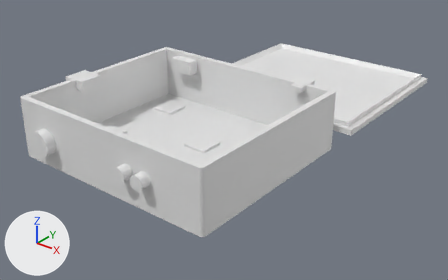
The Blender file 3D Models/Case Loud-Detector 90x80x27mm (without holes).blend, before and after one commit.
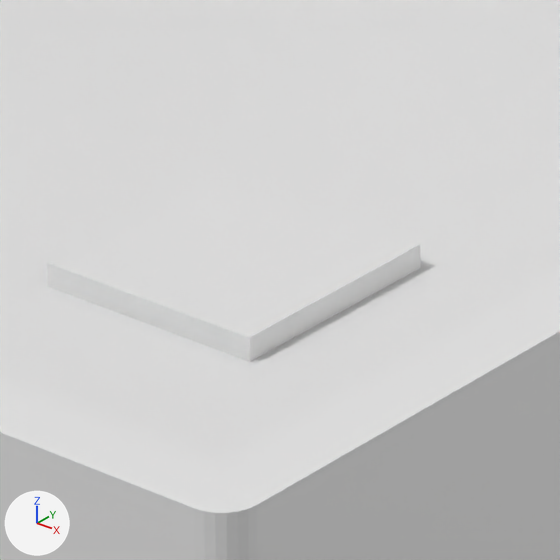
There are two pictures of each version: one whole from a 50 mm camera at (0.1502, -0.1611, 0.1115) aimed at (-0.0038, 0.0315, -0.0079), one close up on the part from 40% to 52% of the width and 42% to 62% of the height. The axes (+X, +Y, +Z) are drawn at lower left. The lights are the same throughout.

The older version as bpy lines, for what is in view:
```python
me_cube_001 = bpy.data.meshes.new('Cube.001')
me_cube_001.from_pydata(...)  # 56 vertices, 30 faces; spans x -0.045..0.045, y -0.04..0.04, z -0.0012..0.0013
me_cube_001.materials.append(mat_material)  # white #e7e7e7
me_cube_008 = bpy.data.meshes.new('Cube.008')
me_cube_008.from_pydata(...)  # 64 vertices, 48 faces; spans x -0.045..0.045, y -0.04..0.04, z -0.011..0.011
me_cube_017 = bpy.data.meshes.new('Cube.017')
me_cube_017.from_pydata(...)  # a box spanning x -0.005..0.005, y -0.005..0.005, z -0.0005..0.0005
ob_cuerpo_ppal_base = bpy.data.objects.new('Cuerpo Ppal Base', me_cube_001)
ob_cuerpo_ppal_base.location = (0.0, 0.0, 0.00125)
ob_cuerpo_ppal_contorno = bpy.data.objects.new('Cuerpo Ppal Contorno', me_cube_008)
ob_cuerpo_ppal_contorno.location = (0.0, 0.0, 0.0135)
ob_soporte_pcb_02 = bpy.data.objects.new('Soporte PCB 02', me_cube_017)
ob_soporte_pcb_02.location = (0.006, 0.0055, 0.003)
```
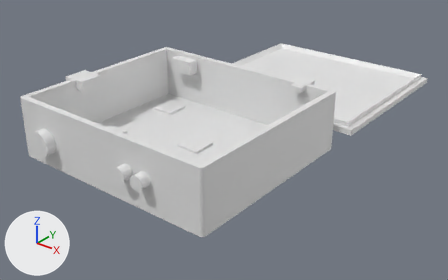
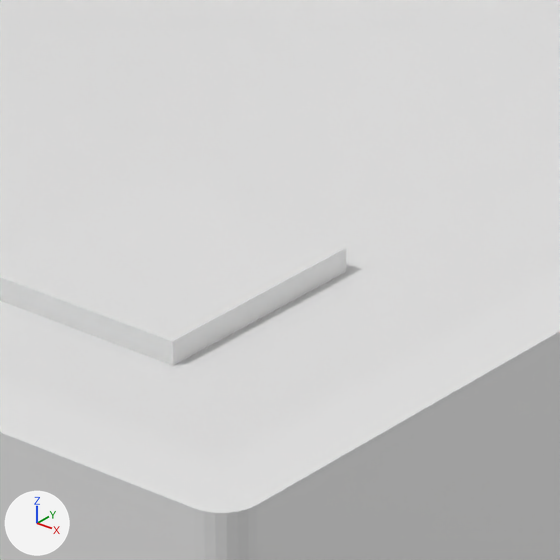
Commit message: Case 3D model minor improvements

The change, as a list of edits to the scene's bpy script:
```text
Change ob_soporte_pcb_02:
    ob_soporte_pcb_02.location: (0.006, 0.0055, 0.003) -> (0.004, 0.0035, 0.003)
```

Location of each change, (x1, y1, x2, y2) in pixels of the close-ups (560 x 560 px):
'Soporte PCB 02', moved: before (47, 174, 421, 362); after (0, 177, 346, 366)
